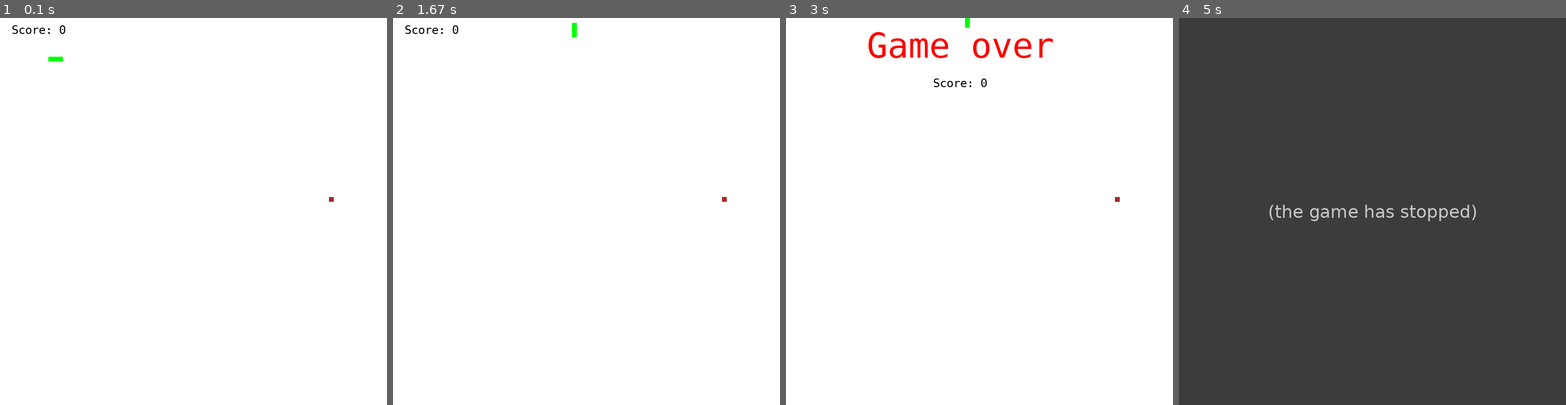
Above: before the commit, frames 1-4 (left to right).
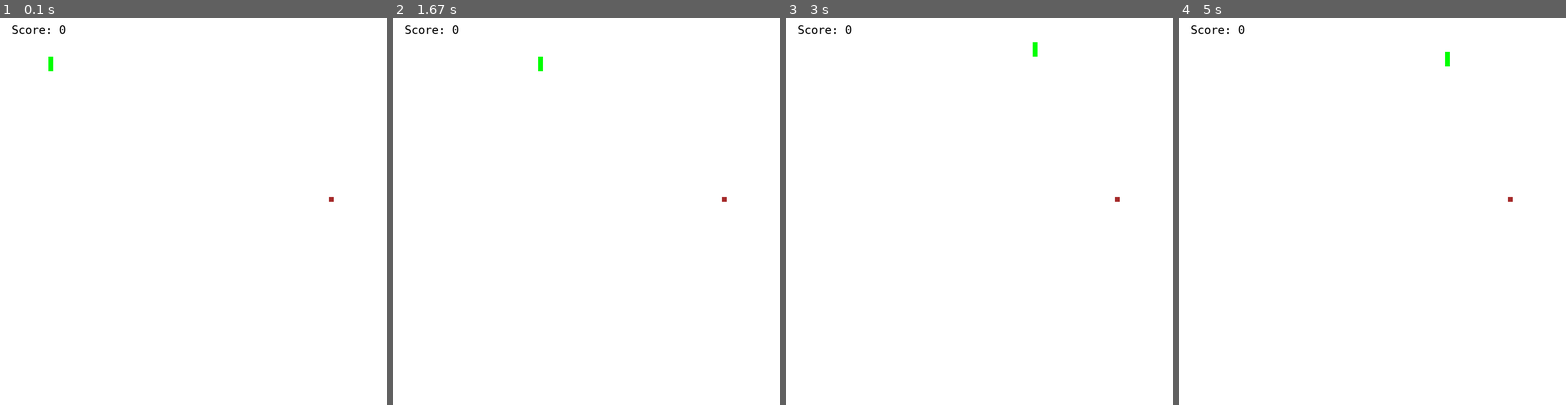
Above: after the commit, the same moments.

Repository: psixonaut/py_game
Game: pygame game, started from snake.py
Two runs of this game, one before a commit and one after it. Both use one fixed random seed, a clock stepped at 60 frames per second and the inputs below.
Inputs:
- Up to frame 1 (0.1 s): no input
- Up to frame 2 (1.67 s): hold S 0.33-0.8 s; hold Right 0.33-0.8 s; hold W from 1.33 s (still down)
- Up to frame 3 (3 s): release W at 1.8 s; hold Right 1.83-2.3 s; hold A 2.33-2.87 s; hold Down from 2.9 s (still down)
- Up to frame 4 (5 s): release Down at 3.2 s; hold A 3.23-3.63 s; hold Up 3.67-4.03 s; hold D 4.07-4.7 s; hold Down from 4.73 s (still down)

The runs differ from the first frame. In frame 1, less than 0.1% of the frame differs, in the area x 12-17%, y 10-14%; in frame 2, less than 0.1%; in frame 3, 1.2%; in frame 4, 100%, in the area x 0-100%, y 0-100%.
Before the commit the program exited at 4.75 s; later frames show no game.

Commit message:
осталось подключить БД

Diff:
--- a/snake.py
+++ b/snake.py
@@ -1,7 +1,6 @@
 import pygame
 import sys
 import random
-import time
 
 
 class Game:
@@ -21,25 +20,10 @@
             self.width, self.height))
         pygame.display.set_caption('Snake Game')
 
-    def main_game_engine(self, new_directions):
-        for event in pygame.event.get ():
-            if event.type == pygame.KEYDOWN:
-                if event.key == pygame.K_RIGHT or event.key == ord('d'):
-                    new_directions = "RIGHT"
-                elif event.key == pygame.K_LEFT or event.key == ord('a'):
-                    new_directions = "LEFT"
-                elif event.key == pygame.K_UP or event.key == ord('w'):
-                    new_directions = "UP"
-                elif event.key == pygame.K_DOWN or event.key == ord('s'):
-                    new_directions = "DOWN"
-                elif event.key == pygame.K_ESCAPE:
-                    pygame.quit()
-                    sys.exit()
-        return new_directions
-
     def update(self):
         pygame.display.flip()
-        game.fps.tick(20)
+        clock = pygame.time.Clock()
+        clock.tick(20)
 
     def show_score(self, choice=1):
         score_font = pygame.font.SysFont('monaco', 24)
@@ -53,6 +37,7 @@
         self.screen.blit(score_surf, score_rect)
 
     def game_over(self):
+        #сюда дописать добавление в бд
         game_over_font = pygame.font.SysFont('monaco', 72)
         game_over_surf = game_over_font.render('Game over', True, self.COLORS[0])
         game_over_rect = game_over_surf.get_rect()
@@ -60,7 +45,6 @@
         self.screen.blit(game_over_surf, game_over_rect)
         self.show_score(0)
         pygame.display.flip()
-        time.sleep(3)
         pygame.quit()
         sys.exit()
 
@@ -70,7 +54,7 @@
         self.snake_head = [100, 80]
         self.snake_body = [[100, 80], [90, 80], [80, 80]]
         self.snake_color = snake_color
-        self.direction = "RIGHT"
+        self.direction = "DOWN"
         self.new_directions = self.direction
 
     def check_direction_changes(self):
@@ -108,18 +92,18 @@
                 screen, self.snake_color, pygame.Rect(
                     pos[0], pos[1], 10, 10))
 
-    def collision_check(self, game_over, width, height):
+    def collision_check(self, game_end, width, height):
         if any((
             self.snake_head[0] > width-10
             or self.snake_head[0] < 0,
             self.snake_head[1] > height-10
             or self.snake_head[1] < 0
                 )):
-            game_over()
+            game_end()
         for block in self.snake_body[1:]:
             if (block[0] == self.snake_head[0] and
                     block[1] == self.snake_head[1]):
-                game_over()
+                game_end()
 
 
 class Food:
@@ -137,18 +121,39 @@
                 self.food_x, self.food_y))
 
 
-game = Game()
-snake = Snake(game.COLORS[1])
-food = Food(game.COLORS[4], game.width, game.height)
-game.start_game()
-game.print_name()
-while True:
-    snake.new_directions = game.main_game_engine(snake.new_directions)
-    snake.check_direction_changes()
-    snake.change_position()
-    game.score, food.food_pos = snake.body_mechanism(game.score, food.food_pos, game.width, game.height)
-    snake.spawn_snake(game.screen, game.COLORS[3])
-    food.spawn_food(game.screen)
-    snake.collision_check(game.game_over, game.width, game.height)
-    game.show_score()
-    game.update()
+def main():
+    game = Game()
+    game.start_game()
+    game.print_name()
+    snake = Snake(game.COLORS[1])
+    food = Food(game.COLORS[4], game.width, game.height)
+    running = True
+    while running:
+        new_directions = snake.direction
+        for event in pygame.event.get():
+            if event.type == pygame.QUIT:
+                running = False
+            if event.type == pygame.KEYDOWN:
+                if event.key == pygame.K_RIGHT or event.key == ord('d'):
+                    new_directions = "RIGHT"
+                elif event.key == pygame.K_LEFT or event.key == ord('a'):
+                    new_directions = "LEFT"
+                elif event.key == pygame.K_UP or event.key == ord('w'):
+                    new_directions = "UP"
+                elif event.key == pygame.K_DOWN or event.key == ord('s'):
+                    new_directions = "DOWN"
+        snake.new_directions = new_directions
+        snake.check_direction_changes()
+        snake.change_position()
+        game.score, food.food_pos = snake.body_mechanism(game.score, food.food_pos, game.width, game.height)
+        snake.spawn_snake(game.screen, game.COLORS[3])
+        food.spawn_food(game.screen)
+        snake.collision_check(game.game_over, game.width, game.height)
+        game.show_score()
+        game.update()
+    pygame.quit()
+    sys.exit()
+
+
+if __name__ == '__main__':
+    main()
